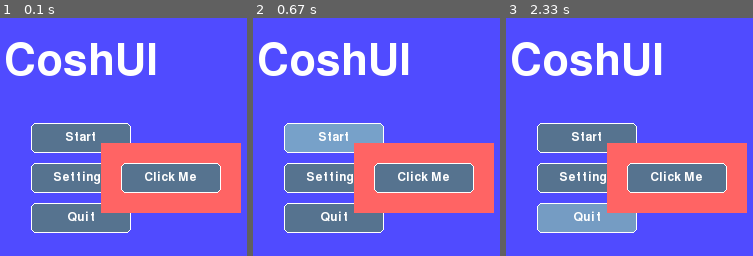
Above: before the commit, frames 1-3 (left to right).
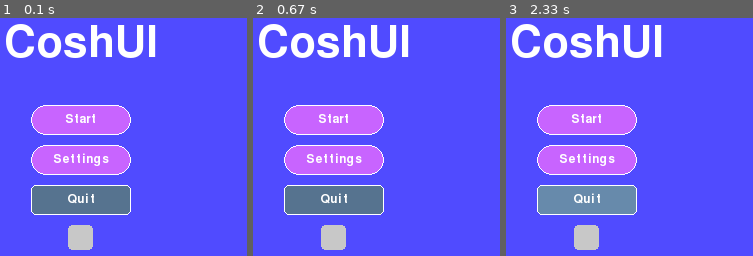
Above: after the commit, the same moments.

Repository: JyleFV/CoshUI
Game: pygame game, started from tests/main_test.py
Two runs of this game, one before a commit and one after it. Both use one fixed random seed, a clock stepped at 60 frames per second and the inputs below.
Inputs (mouse positions are in pixels of both pictures, inside the frame that each line leads up to):
- Up to frame 1 (0.1 s): no input
- Up to frame 2 (0.67 s): click "Start" at 0.38 s
- Up to frame 3 (2.33 s): click (outside the picture) at 0.72 s; move the mouse to (597, 208) at 2.03 s

The runs differ from the first frame. In frame 1, 39% of the frame differs, in the area x 2-98%, y 2-98%; in frame 2, 39%; in frame 3, 40%.

Commit message:
Added CoshMouseFilter enum, started implementation on reference binding, and small bug fix in styling order

Diff:
--- a/src/coshui/__init__.py
+++ b/src/coshui/__init__.py
@@ -4,7 +4,7 @@
 from .utility import Ref, set_default_font, add_class, add_font
 from .animation import animate
 from .widgets import Button, Label, InputField, Checkbox, Image
-from .types import CoshAlign, CoshJustify, CoshDirection, CoshLayout, CoshSizing, CoshTextJustify, CoshTextAlign, CoshTextOverflow, CoshStyling, CoshOverflow, CoshPositioning
+from .types import CoshAlign, CoshJustify, CoshDirection, CoshLayout, CoshSizing, CoshTextJustify, CoshTextAlign, CoshTextOverflow, CoshStyling, CoshOverflow, CoshPositioning, CoshMouseFilter
 from .themes import create_theme, set_theme
 
-__all__ = ["CoshPositioning", "CoshTextOverflow", "CoshO …(343 unchanged characters)…
+__all__ = ["CoshMouseFilter", "CoshPositioning", "CoshTextOverflow", "CoshO …(343 unchanged characters)…
--- a/src/coshui/_defaults.py
+++ b/src/coshui/_defaults.py
@@ -1,6 +1,7 @@
 from .animation import animate
 from .engine import CoshUI
 from .themes import CoshTheme
+from .utility import adjust_brightness_value
 
 ENGINE_DEFAULTS = {
     "width": 0.0,
@@ -28,16 +29,30 @@
 # Button
 # TODO: Use the colors in _state_storage and use a helper function to just adjust the values based on a factor.
 def _button_default_hover(node_id):
-    animate("background_color", node_id, (117, 156, 195), 0.075, "ease_in")
+    current = CoshUI.get_state(node_id, "background_color")
+
+    original = CoshUI.get_state(node_id, "_orig_bg") or current
+    if not CoshUI.get_state(node_id, "_orig_bg"):
+        CoshUI.set_state(node_id, "_orig_bg", original)
+
+    target = adjust_brightness_value(original, 1.2)
+    animate("background_color", node_id, target, 0.075, "ease_in")
 
 def _button_default_unhover(node_id):
-    animate("background_color", node_id, (86, 115, 143), 0.075, "ease_in")
+    original = CoshUI.get_state(node_id, "_orig_bg")
+    if original:
+        animate("background_color", node_id, original, 0.075, "ease_in")
 
 def _button_default_click(node_id):
-    animate("background_color", node_id, (60, 85, 110), 0.05, "ease_in")
+    original = CoshUI.get_state(node_id, "_orig_bg")
+    if original:
+        target = adjust_brightness_value(original, 0.8)
+        animate("background_color", node_id, target, 0.05, "ease_in")
 
 def _button_default_release(node_id):
-    animate("background_color", node_id, (119, 161, 201), 0.05, "ease_in")
+    original = CoshUI.get_state(node_id, "_orig_bg")
+    if original:
+        animate("background_color", node_id, original, 0.05, "ease_in")
 
 # Checkbox
 def _checkbox_default_hover(node_id):
--- a/src/coshui/engine.py
+++ b/src/coshui/engine.py
@@ -128,8 +128,8 @@
             CoshLifecycle.reconcile(node)
             CoshLifecycle.register_events(node)
 
+        CoshLifecycle.apply_styling(node)
         CoshLifecycle.apply_theme(node)
-        CoshLifecycle.apply_styling(node)
 
     @staticmethod
     def apply_styling(node):
@@ -142,7 +142,7 @@
             for name in class_names:
                 if name not in CoshUI._style_class.keys():
                     close_match = difflib.get_close_matches(name, CoshUI._style_class.keys(), n=1)
-                    raise CoshUIError(f"Class `{name}` doesn't exist. Did you mean `{close_match[0] if close_match else "Unknown"}`?")
+                    raise CoshUIError(f"Class `{name}` doesn't exist. Did you mean `{close_match[0] if close_match else 'Unknown'}`?")
                 merged_style = merge_styles(merged_style, CoshUI._style_class.get(name))
 
             node.style = merge_styles(merged_style, node.style)
--- a/src/coshui/nodes.py
+++ b/src/coshui/nodes.py
@@ -4,7 +4,7 @@
 import math
 
 from .cui_error import warn
-from .types import CoshLayout, CoshStyling, CoshDirection, CoshSizing, CoshAlign, CoshJustify, CoshPositioning, CoshOverflow, CoshTextAlign, CoshTextJustify, CoshTextOverflow, RenderContext
+from .types import CoshLayout, CoshStyling, CoshDirection, CoshSizing, CoshAlign, CoshJustify, CoshPositioning, CoshOverflow, CoshMouseFilter, CoshTextAlign, CoshTextJustify, CoshTextOverflow, RenderContext
 
 @dataclass
 class Node(ABC):
@@ -26,7 +26,7 @@
     on_click : Callable | None = None
     on_release : Callable | None = None
     _was_hovered : bool = False
-    mouse_filter : bool = True # Currently a bool, if True, it will capture mouse events, if False, it will ignore mouse events.
+    mouse_filter : CoshMouseFilter = CoshMouseFilter.STOP
     positioning : CoshPositioning = CoshPositioning.RELATIVE
 
     def __post_init__(self):
--- a/src/coshui/types.py
+++ b/src/coshui/types.py
@@ -57,6 +57,11 @@
     RELATIVE = 0
     ABSOLUTE = 1
 
+class CoshMouseFilter(Enum):
+    STOP = 0
+    PASS = 1
+    IGNORE = 2
+
 class CoshDirection(Enum):
     ROW = 0
     COLUMN = 1
@@ -108,7 +113,7 @@
     border : tuple | None = None
     alpha : int = 0
     # Interaction
-    mouse_filter : bool = True
+    mouse_filter : CoshMouseFilter = CoshMouseFilter.STOP
     # Text
     text : str | None = None
     text_color : tuple = (255, 255, 255)
@@ -152,4 +157,4 @@
         isinstance(border[1], int)
     )
 
-__all__ = ['CoshPositioning', 'CoshOverflow', 'CoshLayout', 'CoshStyling', 'CoshAlign', 'CoshJustify', 'CoshDirection', 'CoshSizing','lerp_float', 'lerp_tuple', 'ease_linear', 'ease_in', 'ease_out', 'ease_in_out']
+__all__ = ['CoshMouseFilter', 'CoshPositioning', 'CoshOverflow', 'CoshLayout', 'CoshStyling', 'CoshAlign', 'CoshJustify', 'CoshDirection', 'CoshSizing','lerp_float', 'lerp_tuple', 'ease_linear', 'ease_in', 'ease_out', 'ease_in_out']
--- a/src/coshui/utility.py
+++ b/src/coshui/utility.py
@@ -197,6 +197,9 @@
         if data.id is None:
             continue
 
+        if data.mouse_filter == CoshMouseFilter.IGNORE:
+            continue
+
         actions = CoshUI._action_map.get(data.id, {})
         was_hovered = CoshUI.get_state(data.id, "_was_hovered", False)
 
@@ -215,7 +218,7 @@
             CoshUI.set_state(data.id, "_was_hovered", True)
             if not was_hovered and "on_hover" in actions:
                 actions["on_hover"]()
-            if data.mouse_filter:
+            if data.mouse_filter == CoshMouseFilter.STOP:
                 consumed_hover = True
         else:
             CoshUI.set_state(data.id, "_was_hovered", False)
@@ -227,7 +230,7 @@
             if "on_click" in actions:
                 actions["on_click"]()
             CoshUI._focused_id = data.id
-            if data.mouse_filter:
+            if data.mouse_filter == CoshMouseFilter.STOP:
                 consumed_click = True
 
 # ================ Layouting and Rendering ================
@@ -309,8 +312,8 @@
 
 # ================ Helper Functions ================
 
-# def adjust_color(color : tuple, scalar : int):
-#     return tuple(value * scalar for value in color)
+def adjust_brightness_value(rgb, factor):
+    return tuple(max(0, min(255, int(c * factor))) for c in rgb)
 
 # def get_nested_attr(node : Node, n_property : str):
 #     parts = n_property.split('.')
--- a/src/coshui/widgets.py
+++ b/src/coshui/widgets.py
@@ -5,6 +5,7 @@
 from .cui_error import CoshUIError, warn
 from .types import RenderContext
 from .nodes import Element, TextNode
+from .utility import Ref
 from ._defaults import _button_default_click, _button_default_hover, _button_default_release, _button_default_unhover, _checkbox_default_click
 
 # ======================== Widgets ========================
@@ -65,6 +66,7 @@
     checked : bool =  False
     checked_color : tuple | None = None
     unchecked_color : tuple | None = None
+    bind : Ref | None = None
 
     def __post_init__(self):
         if self.id is None:
@@ -78,6 +80,8 @@
         stored_checked = CoshUI.get_state(self.id, "checked")
         if stored_checked is not None:
             self.checked = stored_checked
+            if self.bind is not None:
+                self.bind.value = self.checked
         else:
             CoshUI.set_state(self.id, "checked", self.checked)
 
--- a/tests/main_test.py
+++ b/tests/main_test.py
@@ -5,7 +5,7 @@
 FPS = 60
 WHITE = (255, 255, 255)
 BLACK = (0, 0, 0)
-paused = False
+is_checked = Ref(False)
 
 def hovered():
     animate("background_color", "container_3", (100, 100, 255), 0.5, "ease_in")
@@ -23,22 +23,22 @@
         for event in pygame.event.get():
             if event.type == pygame.QUIT:
                 running = False
-            if event.type == pygame.KEYDOWN:
-                if event.key == pygame.K_w:
-                    global paused
-                    paused = not paused
+
+        add_class("button_primary", CoshStyling(background_color=(200, 100, 255), border_radius=20))
 
         screen.fill(BLACK)  # Clear the screen
 
         with CoshUIRenderer(PygameBackend(screen)):
             with Container(id="container_1", sizing=CoshSizing.FILL, layout=CoshLayout(padding=20), style=CoshStyling(background_color=(80, 75, 255)), align=CoshAlign.CENTER, justify=CoshJustify.CENTER):
-                with Container(id="container_2", sizing=CoshSizing.FIT, direction=CoshDirection.COLUMN, gap=10, align=CoshAlign.CENTER):
+                with Container(id="container_2", direction=CoshDirection.COLUMN, gap=10, align=CoshAlign.CENTER, justify=CoshJustify.CENTER):
                     Label(id="lbl", text="CoshUI", width=100, height=100, font_size=64)
-                    Button(id="start_btn", text="Start")
-                    Button(id="settings_btn", text="Settings")
+                    Button(id="start_btn", text="Start", classes="button_primary")
+                    Button(id="settings_btn", text="Settings", classes="button_primary")
                     Button(id="quit_btn", text="Quit")
-                with Container(id="container_3", mouse_filter=False, on_hover=hovered, style=CoshStyling(background_color=(255, 100, 100)), x=WIDTH/2, y=HEIGHT/2, positioning=CoshPositioning.ABSOLUTE, layout=CoshLayout(padding=20)):
-                    Button(id="hello", text="Click Me")
+                    Checkbox(id="cb", bind=is_checked)
+                if is_checked.value:
+                    with Container(id="container_3", mouse_filter=CoshMouseFilter.STOP, on_hover=hovered, style=CoshStyling(background_color=(255, 100, 100)), x=WIDTH/2, y=HEIGHT/2, positioning=CoshPositioning.ABSOLUTE, layout=CoshLayout(padding=20)):
+                        Button(id="hello", text="Click Me")
 
         pygame.display.flip()  # Update the full display Surface to the screen
         clock.tick(FPS)        # Ensure the loop runs at the specified FPS
